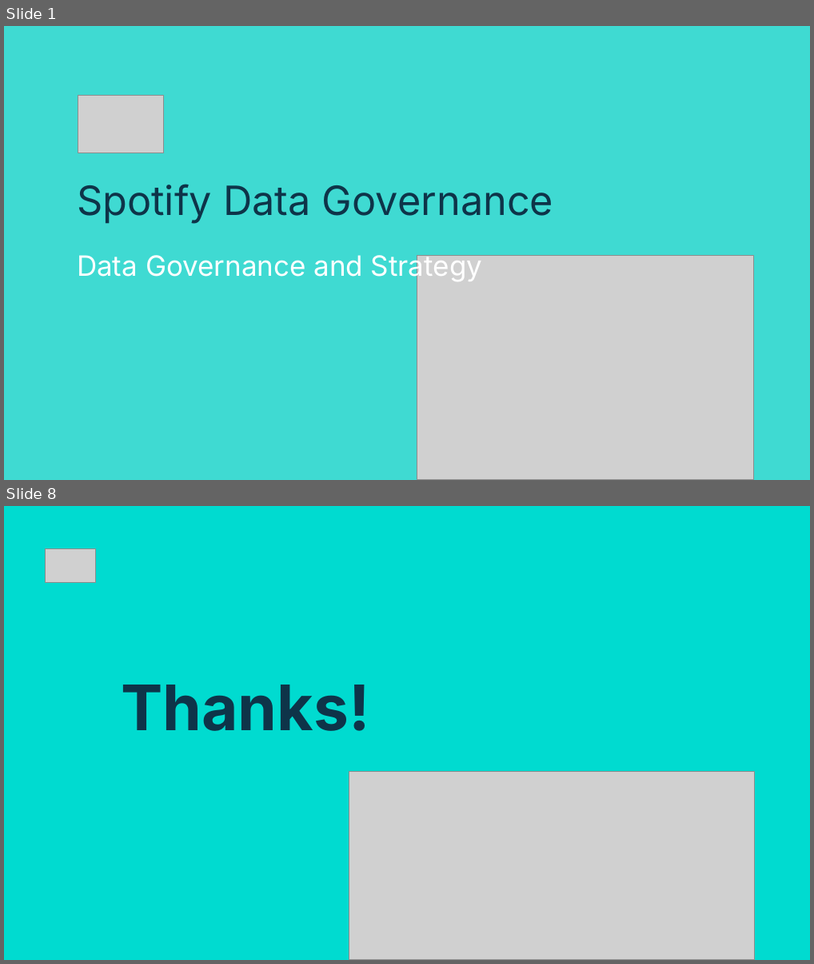
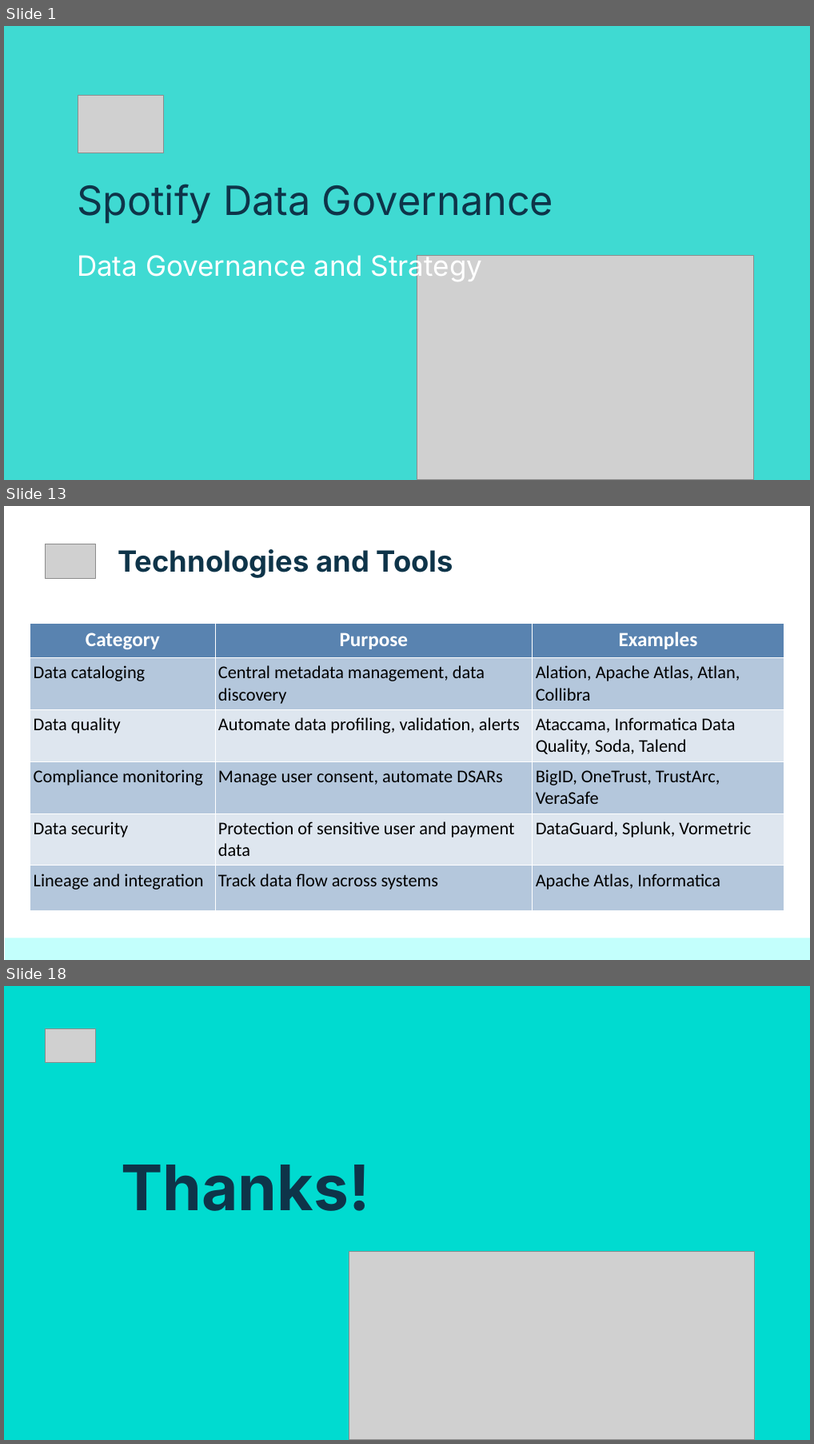
Before and after one commit to netesf13d/jedha-projects, a slide deck: 2-01-Spotify_Data_Governance/presentation/Presentation - 2-01 - Spotify Data Governance.odp. Shown one above the other, each under a label of ours: slides 1 and 8 before the commit, slides 1, 13 and 18 after it; the slides between them are not shown. The pictures are 814x964 and 814x1444 pixels, drawn with LibreOffice and Linux fonts; fonts in the diff are those of the drawing; grey boxes stand for pictures. Boxes give left, top, right and bottom in pixels: in the first picture for what was removed or moved away, otherwise in the second. Text is boxed around its words. In the diff, an @@ line names an element or a change of style, - is before the commit and + after.

```diff
--- a/2-01-Spotify_Data_Governance/presentation/Presentation - 2-01 - Spotify Data Governance.odp
+++ b/2-01-Spotify_Data_Governance/presentation/Presentation - 2-01 - Spotify Data Governance.odp
@@ slide 13 added at bbox=[4, 506, 810, 960], background #FFFFFF @@
@@ picture added at bbox=[45, 544, 96, 578] @@
@@ title added at bbox=[118, 549, 454, 578], 26 pt, text #0E3449, bold @@
+Technologies and Tools
@@ table added at bbox=[30, 623, 785, 903], 6 rows, 3 columns @@
+Category | Purpose | Examples
+Data cataloging | Central metadata management, data discovery | Alation, Apache Atlas, Atlan, Collibra
+Data quality | Automate data profiling, validation, alerts | Ataccama, Informatica Data Quality, Soda, Talend
+Compliance monitoring | Manage user consent, automate DSARs | BigID, OneTrust, TrustArc, VeraSafe
+Data security | Protection of sensitive user and payment data | DataGuard, Splunk, Vormetric
+Lineage and integration | Track data flow across systems | Apache Atlas, Informatica
@@ rectangle added at bbox=[5, 937, 810, 959], fill #C3FFFC @@
@@ what was slide 8 is now slide 18 @@
```
Also in this commit, not shown: 15 other slides added, 6 slides removed, 6 other files.
